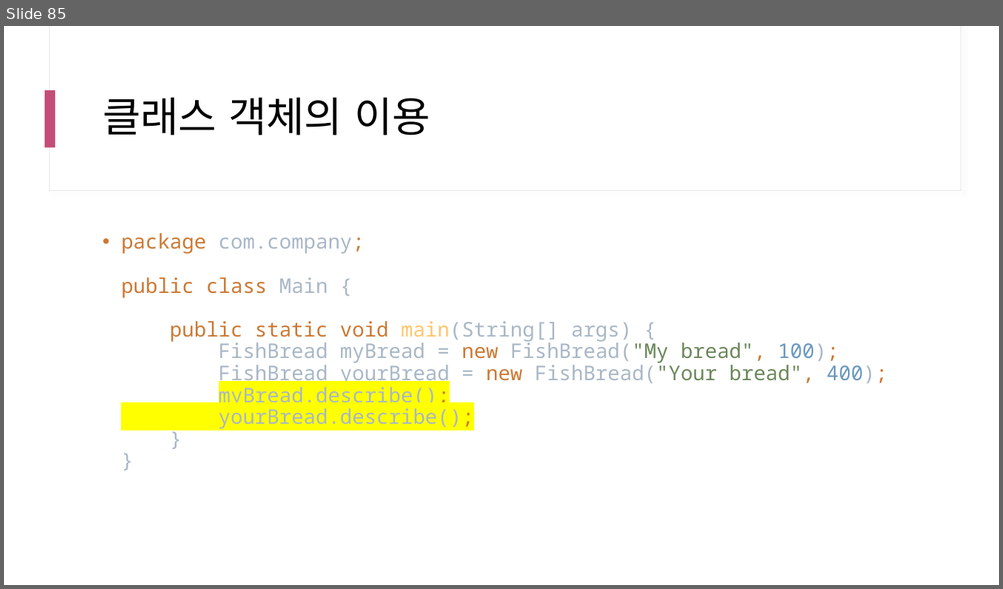
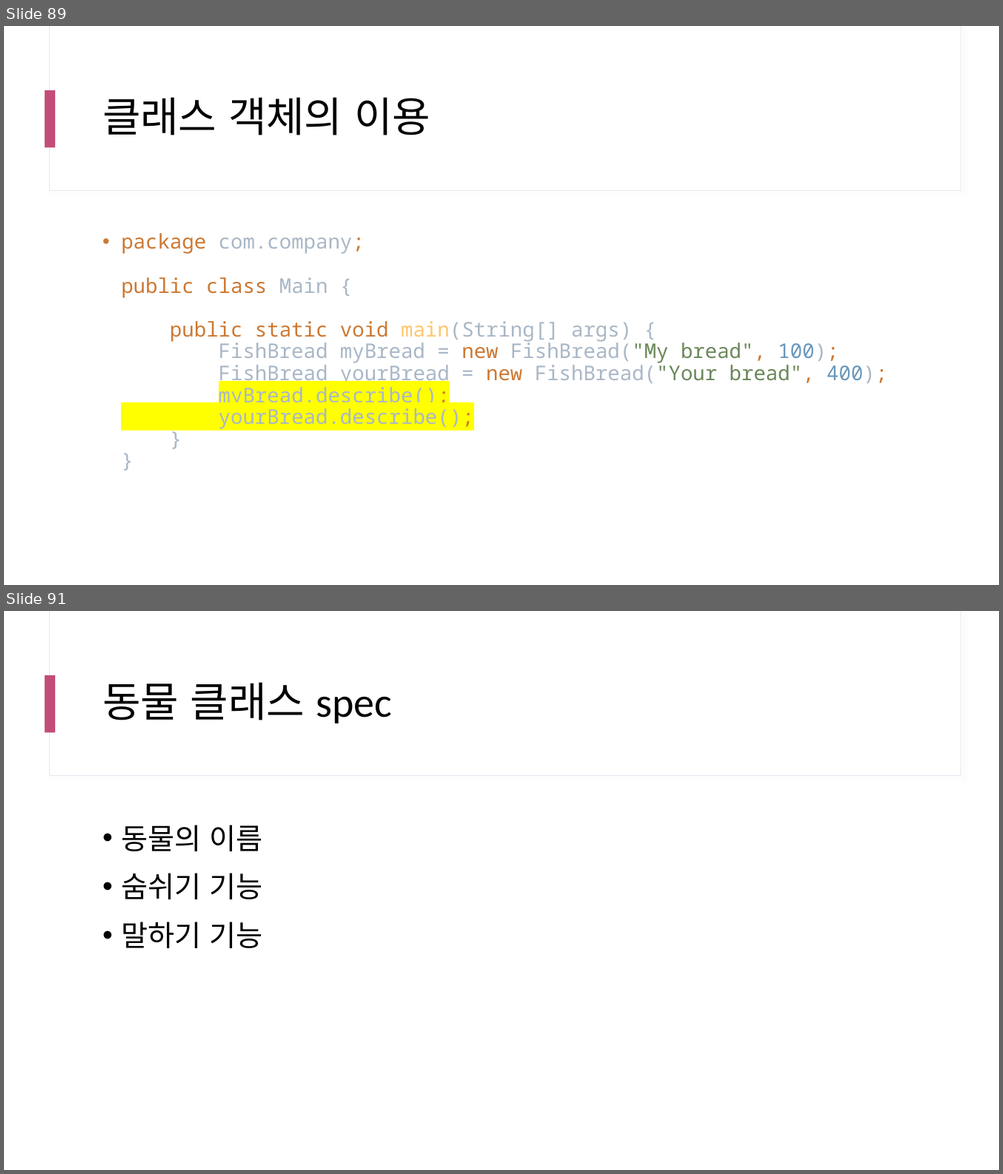
Before and after one commit to yhs0602/SPLIT_lecture_examples, a slide deck: docs/SPLIT 17차 Java.pptx. Shown one above the other, each under a label of ours: slide 85 before the commit, slides 89 and 91 after it; the slides between them are not shown. The pictures are 1003x589 and 1003x1174 pixels, drawn with LibreOffice and Linux fonts; fonts in the diff are those of the drawing. Boxes give left, top, right and bottom in pixels: in the first picture for what was removed or moved away, otherwise in the second. Text is boxed around its words. In the diff, an @@ line names an element or a change of style, - is before the commit and + after.

```diff
--- a/docs/SPLIT 17차 Java.pptx
+++ b/docs/SPLIT 17차 Java.pptx
@@ slide 91 added at [4,611,999,1170], background #FFFFFF; not listed: 3 template elements that a slide beside it also shows @@
@@ title added at [102,682,392,723], 40 pt, text #000000 @@
+동물 클래스 spec
@@ text added at [121,825,262,948], 28 pt, text #000000 @@
+• 동물의 이름
+• 숨쉬기 기능
+• 말하기 기능
@@ what was slide 85 is now slide 89 @@
```
Also in this commit, not shown: 8 slides changed, 11 other slides added, 7 other files.
